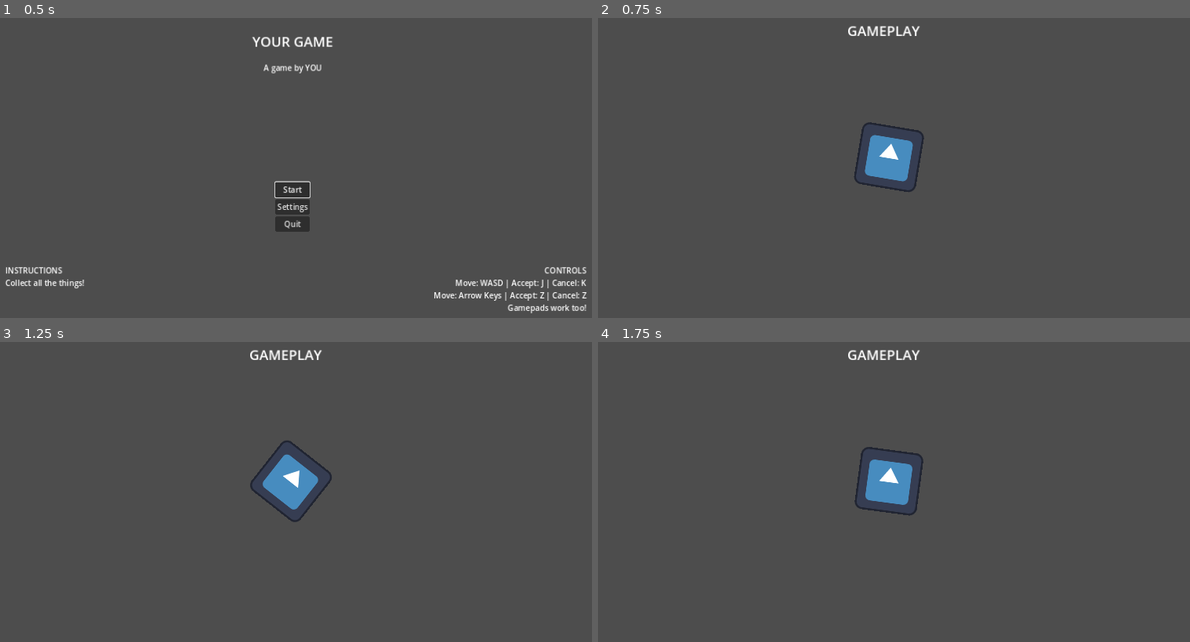
Above: before the commit, frames 1-4 (two rows, left to right).
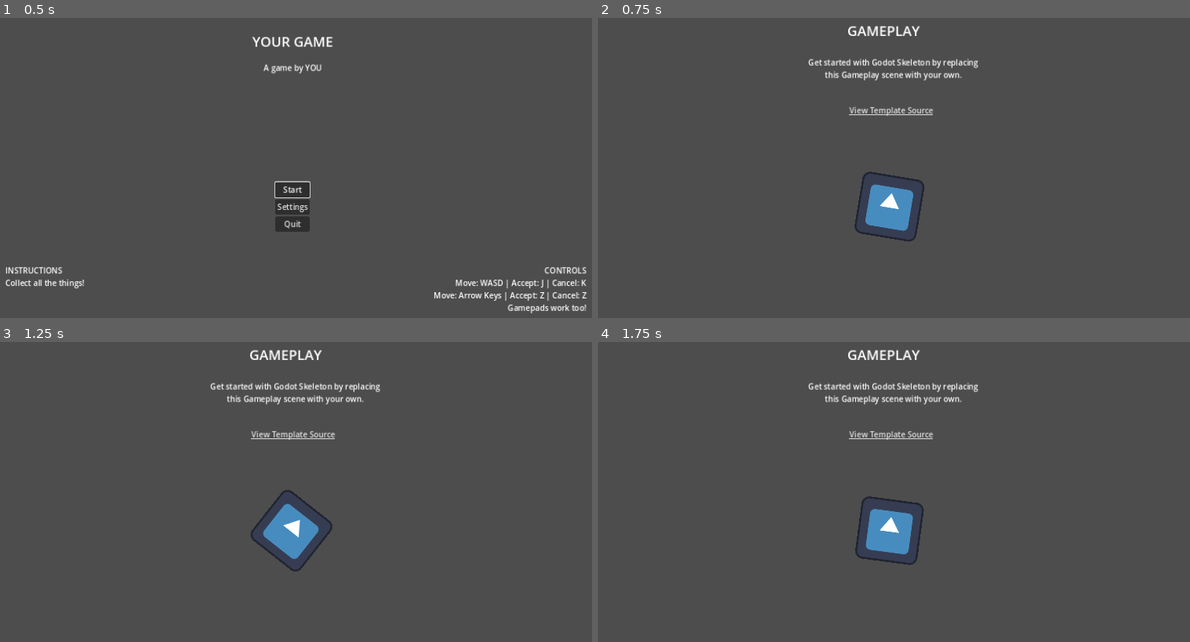
Above: after the commit, the same moments.

Repository: brettchalupa/godot_skeleton
Game: Godot game, scene res://main_menu/main_menu.tscn
The game is run twice, just before and just after one commit, with the same random seed, the same clock (stepped at 60 frames per second) and the same inputs. The engine's default icon, where the game draws it, is replaced by a stand-in: a white triangle on a blue panel in a dark square.
Inputs:
- Up to frame 1 (0.5 s): no input
- Up to frame 2 (0.75 s): click "Start" at 0.5 s
- Up to frame 3 (1.25 s): no input
- Up to frame 4 (1.75 s): tap Enter (ui_accept) at 1.25, 1.52 s

Frame 1 is identical in both runs. In frame 2, 3.4% of the frame differs, in the area x 35-65%, y 13-75%; in frame 3, 3.4%; in frame 4, 3.4%.

Commit message:
feat(gameplay): instructions & link to source

Diff:
--- a/gameplay/gameplay.tscn
+++ b/gameplay/gameplay.tscn
@@ -13,10 +13,35 @@
 offset_right = 701.0
 offset_bottom = 113.0
 grow_horizontal = 2
+size_flags_horizontal = 4
 theme_type_variation = &"HeaderLarge"
 text = "GAMEPLAY"
-metadata/_edit_use_anchors_ = true
+
+[node name="Instructions" type="Label" parent="."]
+anchors_preset = -1
+anchor_left = -4.24832
+anchor_top = 0.0714286
+anchor_right = -2.92617
+anchor_bottom = 0.928571
+offset_left = 464.0
+offset_top = 145.0
+offset_right = 828.0
+offset_bottom = 221.0
+grow_horizontal = 2
+size_flags_horizontal = 4
+text = "Get started with Godot Skeleton by replacing this Gameplay scene with your own."
+horizontal_alignment = 1
+autowrap_mode = 2
+
+[node name="LinkButton" type="LinkButton" parent="."]
+offset_left = 556.0
+offset_top = 243.0
+offset_right = 727.0
+offset_bottom = 288.0
+size_flags_horizontal = 4
+text = "View Template Source"
+uri = "https://github.com/brettchalupa/godot_skeleton"
 
 [node name="Icon" type="Sprite2D" parent="."]
-position = Vector2(637, 350)
+position = Vector2(638, 451)
 texture = ExtResource("2_o7ako")
